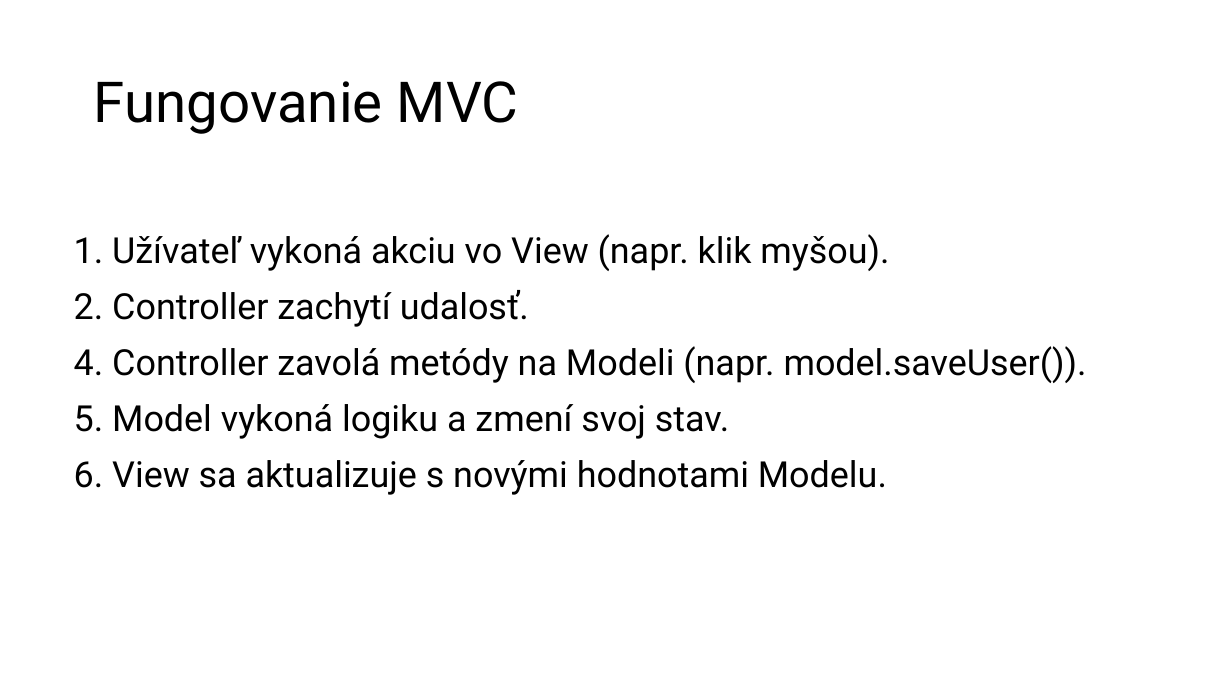
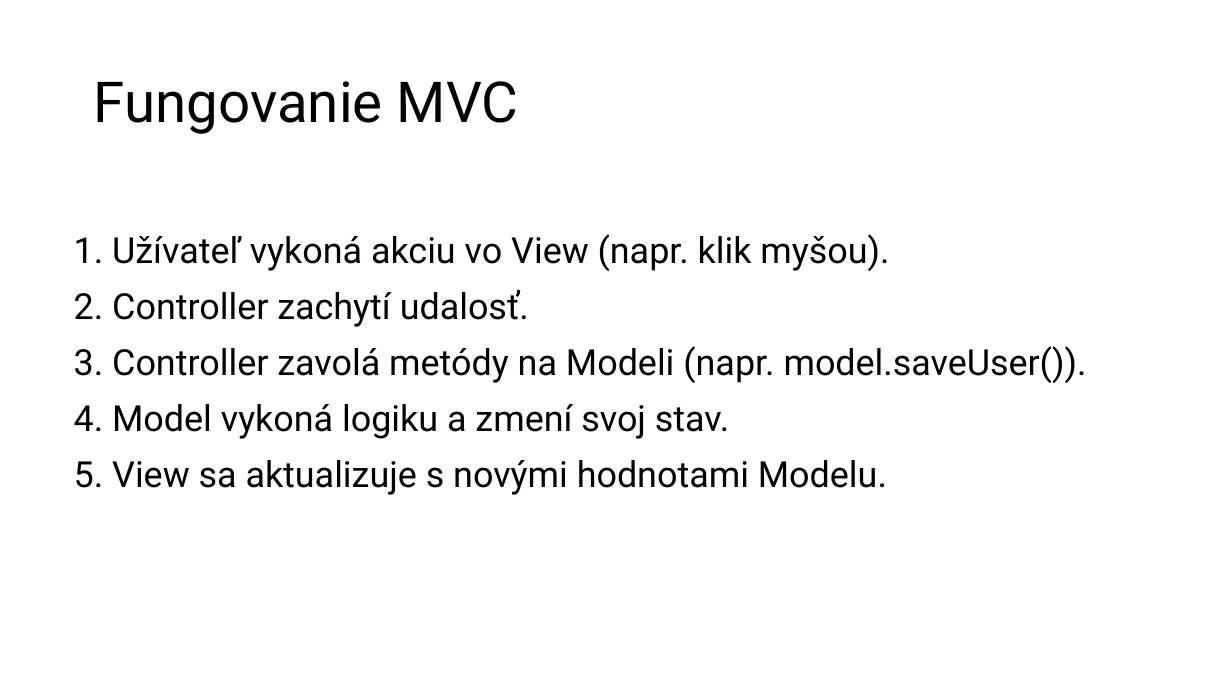
Before and after one commit to wagjo/oop, a slide deck: slide 8 of prezentacie/t26w.pptx. Drawn at 1232x693 pixels with LibreOffice and Linux fonts; fonts in the diff are those of the drawing. Boxes give left, top, right and bottom in pixels: in the first picture for what was removed or moved away, otherwise in the second. Text is boxed around its words. In the diff, an @@ line names an element or a change of style, - is before the commit and + after.

```diff
--- a/prezentacie/t26w.pptx
+++ b/prezentacie/t26w.pptx
@@ text at [74,346,1087,495]: text changed @@
-4. Controller zavolá metódy na Modeli (napr. model.saveUser()).
-5. Model vykoná logiku a zmení svoj stav.
-6. View sa aktualizuje s novými hodnotami Modelu.
+3. Controller zavolá metódy na Modeli (napr. model.saveUser()).
+4. Model vykoná logiku a zmení svoj stav.
+5. View sa aktualizuje s novými hodnotami Modelu.
```
Also in this commit, not shown: 1 other slide changed, 2 other files.
